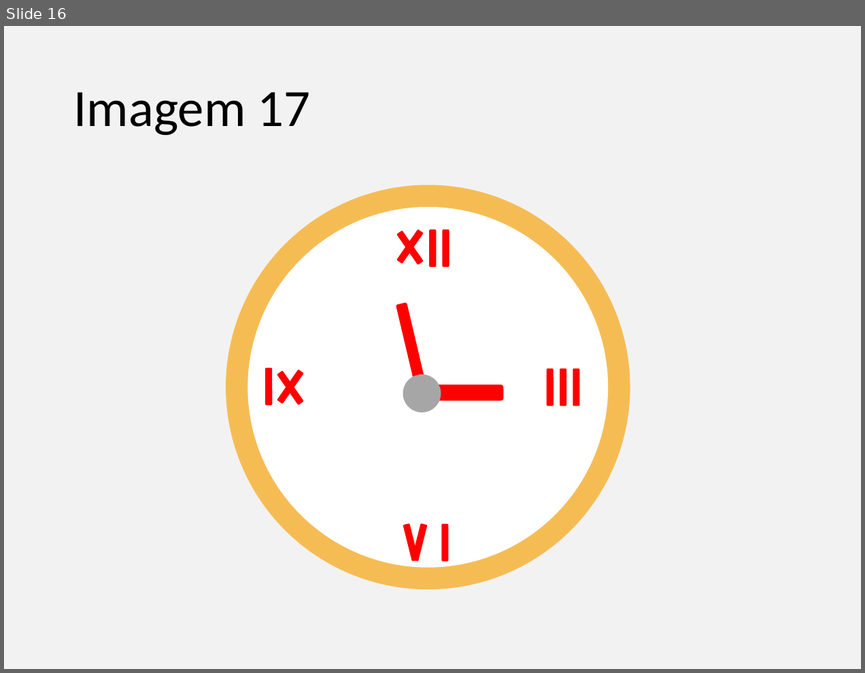
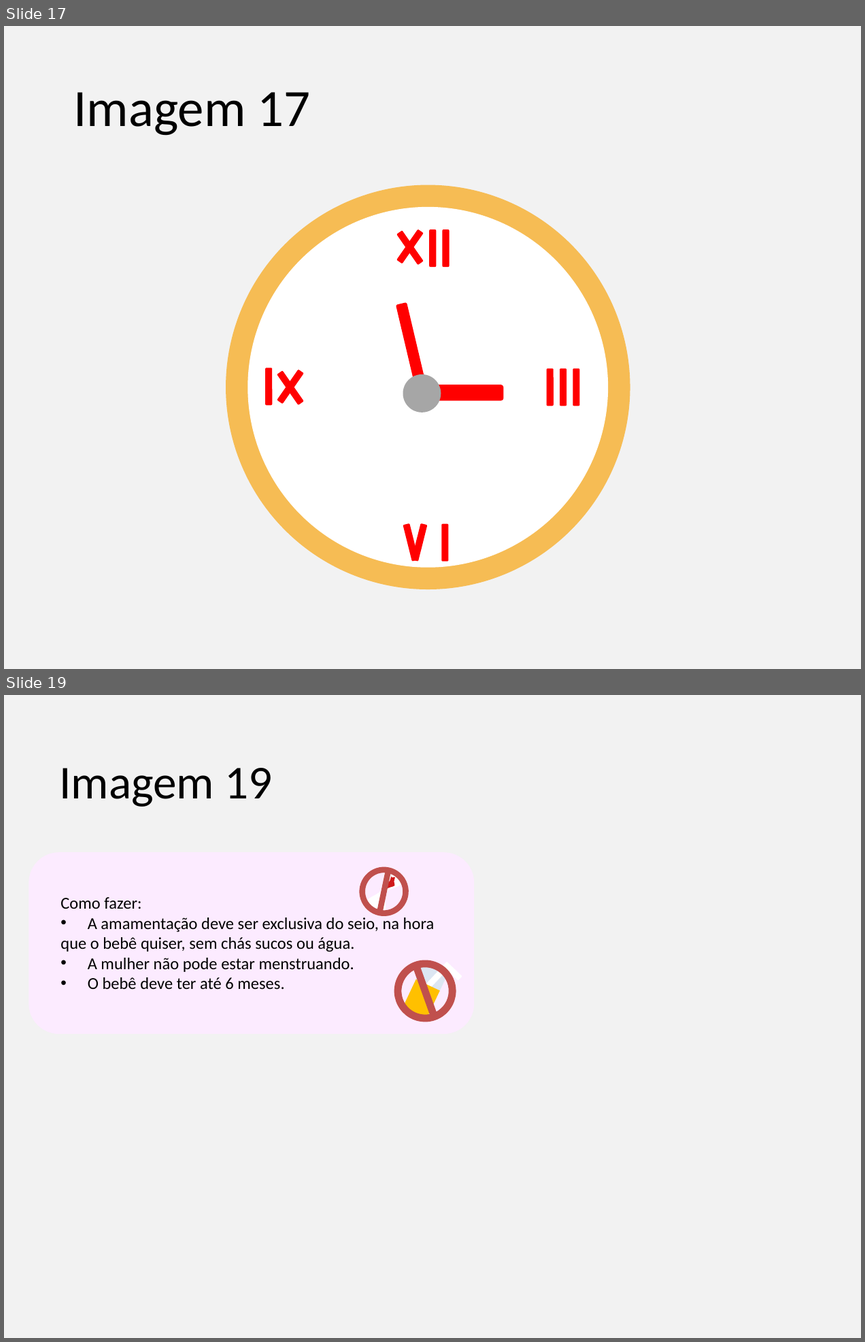
Before and after one commit to gustavogitzel/Discussex, a slide deck: Rascunhos/Imagens PrevContracep.pptx. Shown one above the other, each under a label of ours: slide 16 before the commit, slides 17 and 19 after it; the slides between them are not shown. The pictures are 865x673 and 865x1342 pixels, drawn with LibreOffice and Linux fonts; fonts in the diff are those of the drawing. Boxes give left, top, right and bottom in pixels: in the first picture for what was removed or moved away, otherwise in the second. Text is boxed around its words. In the diff, an @@ line names an element or a change of style, - is before the commit and + after.

```diff
--- a/Rascunhos/Imagens PrevContracep.pptx
+++ b/Rascunhos/Imagens PrevContracep.pptx
@@ slide 19 added at box(4, 695, 861, 1338), background #F2F2F2 @@
@@ title added at box(59, 768, 273, 807), 39.6 pt, text #000000 @@
+Imagem 19
@@ group added at box(29, 853, 475, 1034): 4 freeform shapes, 2 rounded rectangles, 2 no-entry signs, 1 rectangle, 1 text @@
+Como fazer:
+• A amamentação deve ser exclusiva do seio, na hora
+que o bebê quiser, sem chás sucos ou água.
+• A mulher não pode estar menstruando.
+• O bebê deve ter até 6 meses.
@@ what was slide 16 is now slide 17 @@
```
Also in this commit, not shown: 7 slides changed, 3 other slides added, 1 slide removed.
